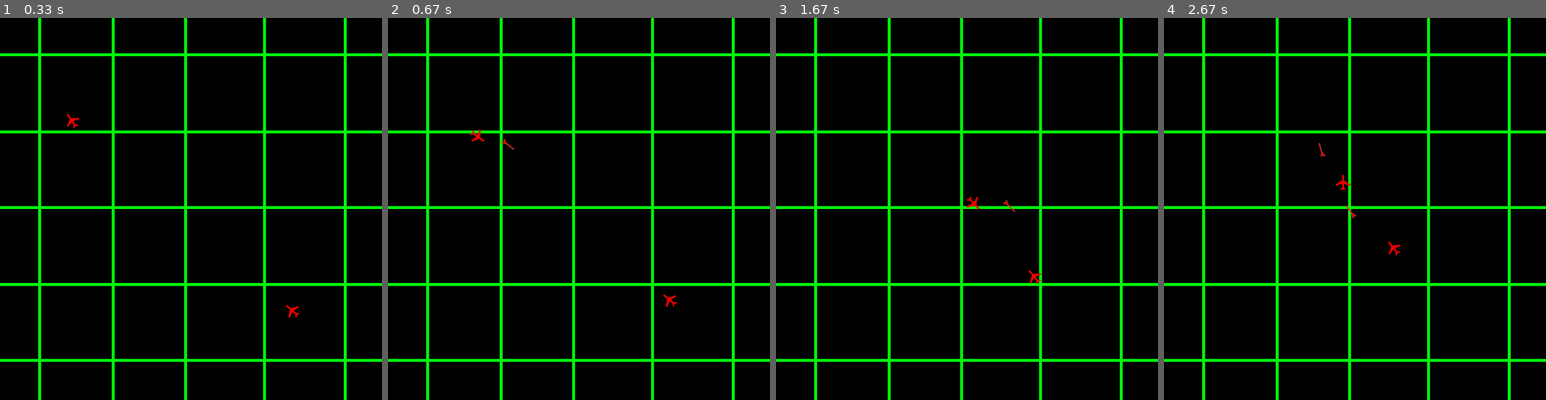
Above: before the commit, frames 1-4 (left to right).
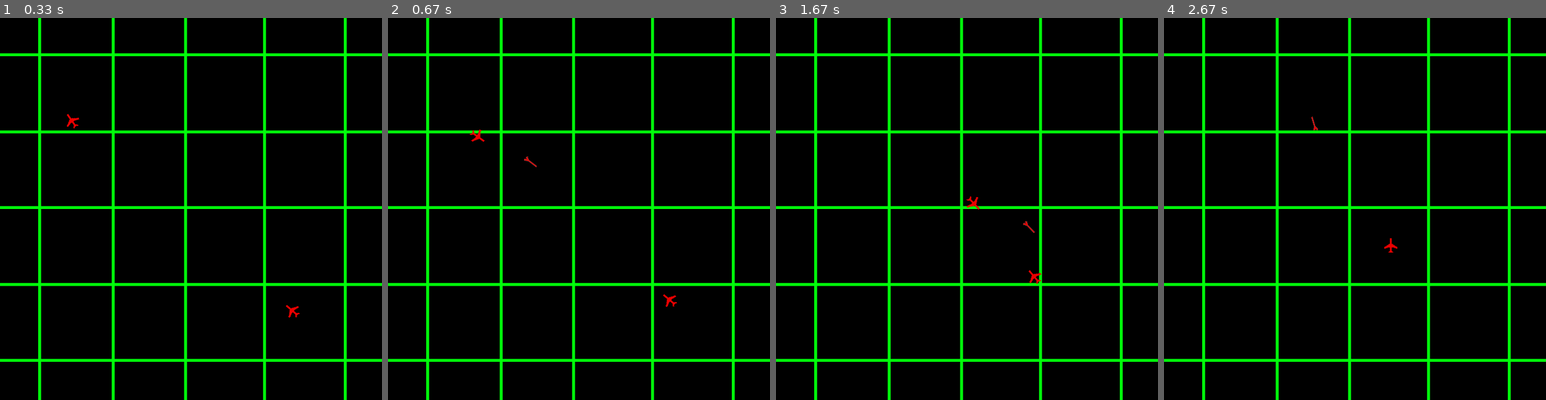
Above: after the commit, the same moments.

Repository: Mi-LeV/AWACS
Game: pygame game, started from main.py
Two runs of this game, one before a commit and one after it. Both use one fixed random seed, a clock stepped at 60 frames per second and the inputs below.
Inputs (mouse positions are in pixels of both pictures, inside the frame that each line leads up to):
- Up to frame 1 (0.33 s): no input
- Up to frame 2 (0.67 s): click (579, 209) at 0.38 s
- Up to frame 3 (1.67 s): tap K at 0.67 s; tap Space at 1 s; click (1108, 342) at 1.38 s
- Up to frame 4 (2.67 s): click (1362, 79) at 1.72 s; click (1358, 251) at 2.05 s; click (1343, 144) at 2.38 s

Frame 1 is identical in both runs. In frame 2, less than 0.1% of the frame differs, in the area x 29-39%, y 31-40%; in frame 3, less than 0.1%; in frame 4, 0.2%, in the area x 38-63%, y 25-63%.

Commit message:
Changements mineurs missiles

Diff:
--- a/classes.py
+++ b/classes.py
@@ -165,7 +165,7 @@
     def tick(self):
         if self.active:
             if self.searchAgro():#cherche agro et renvoie true si trouve
-                if utility.getDistance(self,self.agro) < 150 and len(self.missileList)<self.MAXMISSILE and self.timeAlive%self.RELOADTIME==0:
+                if utility.getDistance(self,self.agro) < 150 and len(self.missileList)<self.MAXMISSILE and self.timeAlive%self.RELOADTIME==0 and self.timeAlive != 0:
                     #si à moins de 150, et qu'il a moins de 3 missiles en vie et que son tmps de vie est divisible
                     #  par RELOADTIME(pour ajouter délai)
                     self.shoot()
@@ -237,10 +237,10 @@
         y = self.creator.y
 
         xAngle,yAngle = utility.getCoords(angle)
-        self.xVector=utility.plafonne(xVector*2 + xAngle*20,20,True)
-        self.xVector=utility.plafonne(xVector*2 + xAngle*20,-20,False)
-        self.yVector=utility.plafonne(yVector*2 + yAngle*20,20,True)
-        self.yVector=utility.plafonne(yVector*2 + yAngle*20,-20,False)
+        self.xVector=utility.plafonne(xVector*2 + xAngle*30,40,True)
+        self.xVector=utility.plafonne(xVector*2 + xAngle*30,-40,False)
+        self.yVector=utility.plafonne(yVector*2 + yAngle*30,40,True)
+        self.yVector=utility.plafonne(yVector*2 + yAngle*30,-40,False)
         self.x = x
         self.y = y
         self.speed = 0
